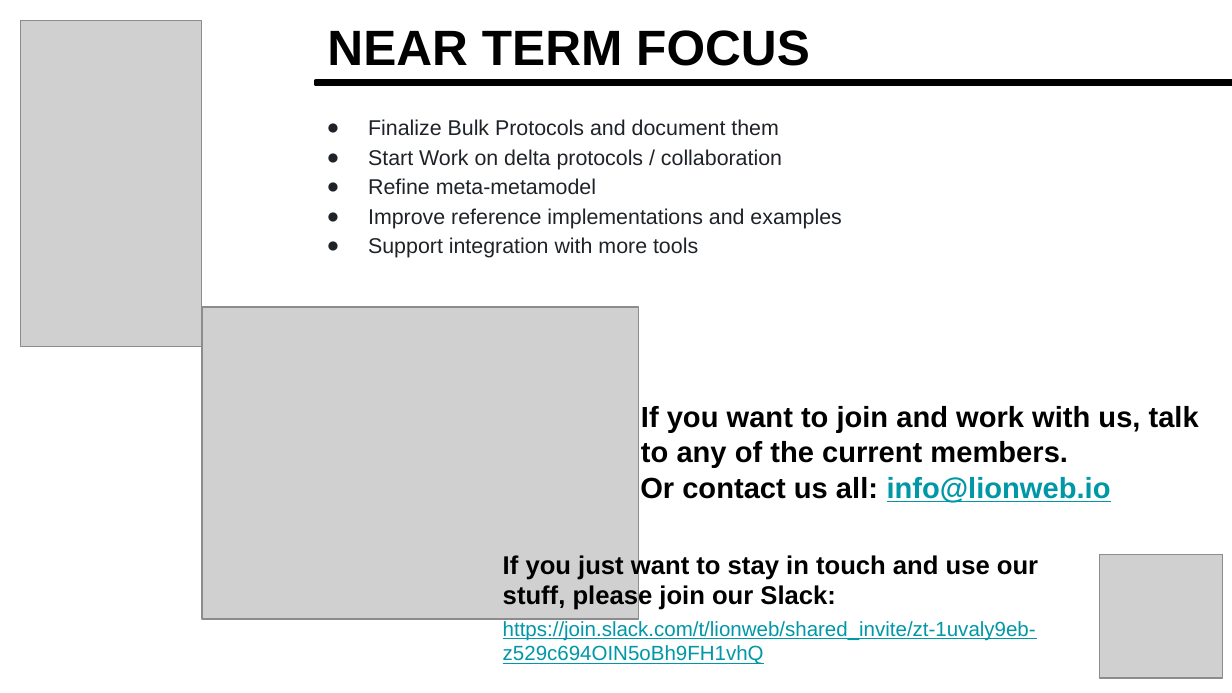
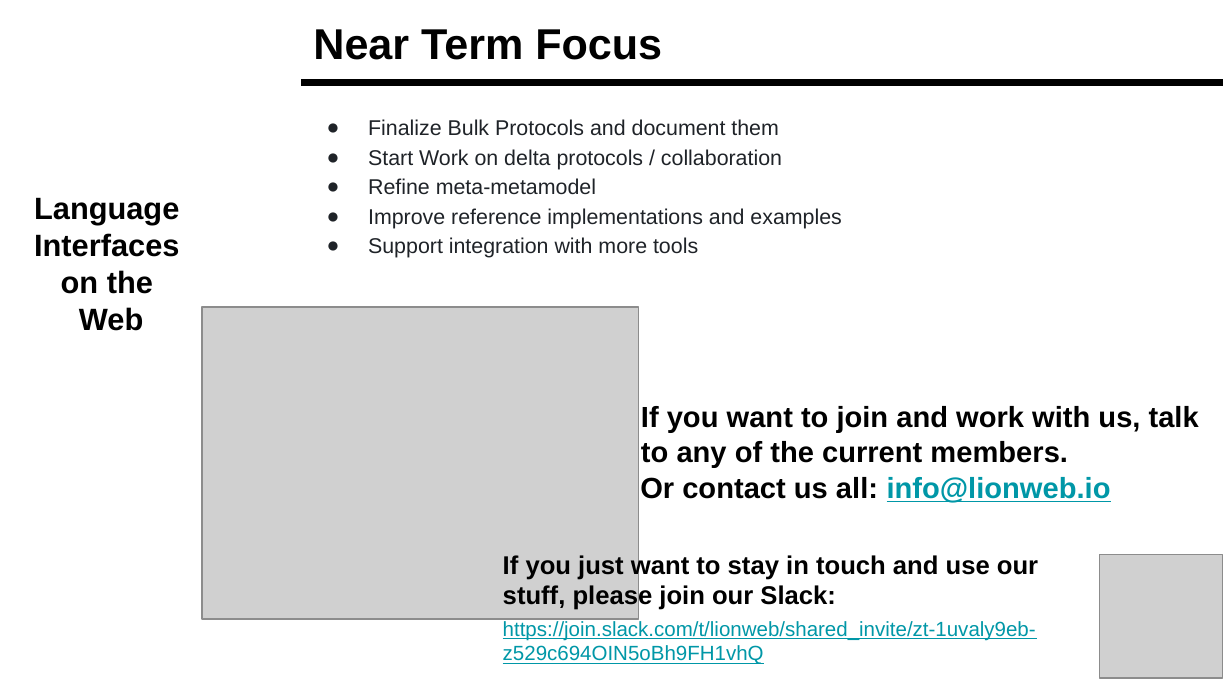
Before and after one commit to LionWeb-io/specification, a slide deck: slide 19 of resources/LangDev Talk.pptx (slide 15 before the commit). Drawn at 1232x693 pixels with LibreOffice and Linux fonts; fonts in the diff are those of the drawing; grey boxes stand for pictures; background and template pictures are left out. Boxes give left, top, right and bottom in pixels: in the first picture for what was removed or moved away, otherwise in the second. Text is boxed around its words. In the diff, an @@ line names an element or a change of style, - is before the commit and + after.

```diff
--- a/resources/LangDev Talk.pptx
+++ b/resources/LangDev Talk.pptx
@@ picture removed at [21,21,202,347] @@
@@ title at [313,29,662,60]: text changed; size 29 to 25.2 pt @@
-NEAR TERM FOCUS
+Near Term Focus
@@ line added from (301, 83) to (1223, 83), #000000 4 pt @@
@@ rectangle removed at [315,81,1232,85] @@
@@ text added at [34,197,179,331], 18 pt, text #000000, bold @@
+Language
+Interfaces
+on the
+Web
```
Also in this commit, not shown: 7 other slides changed, 6 slides added, 2 slides removed.
